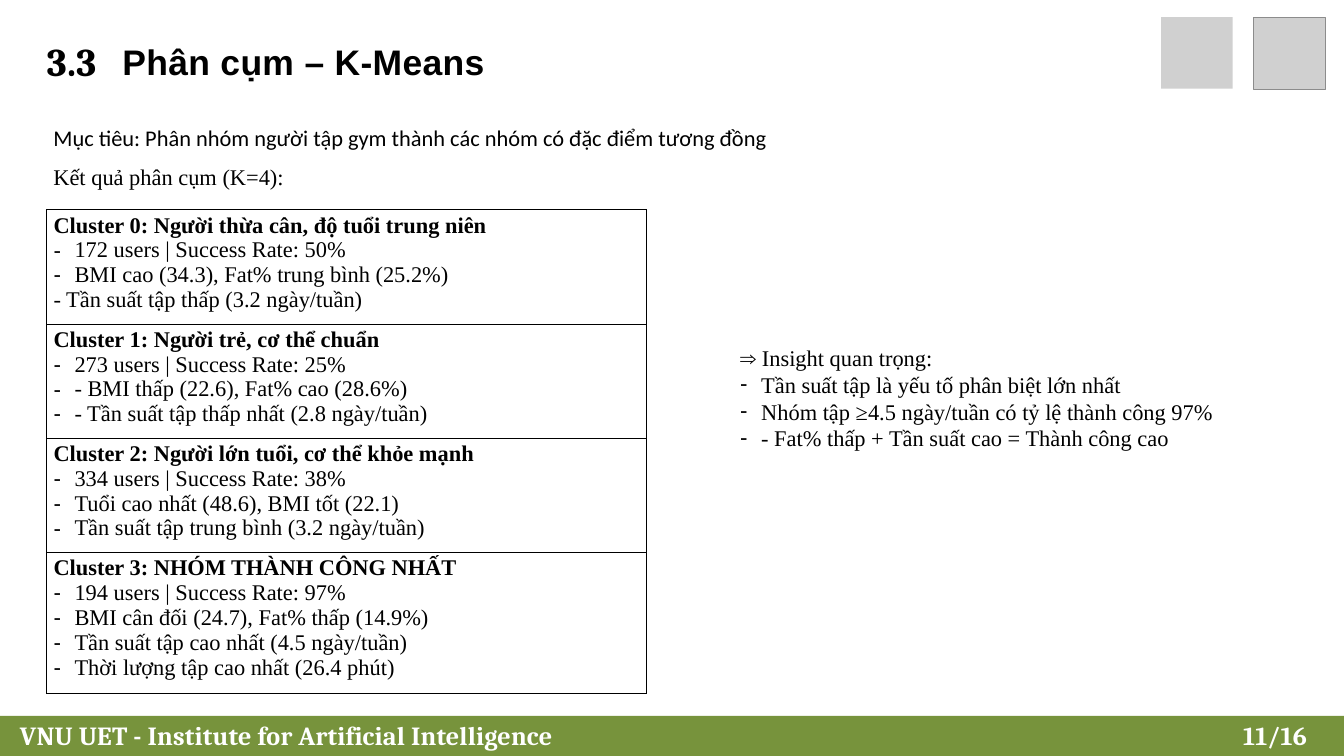
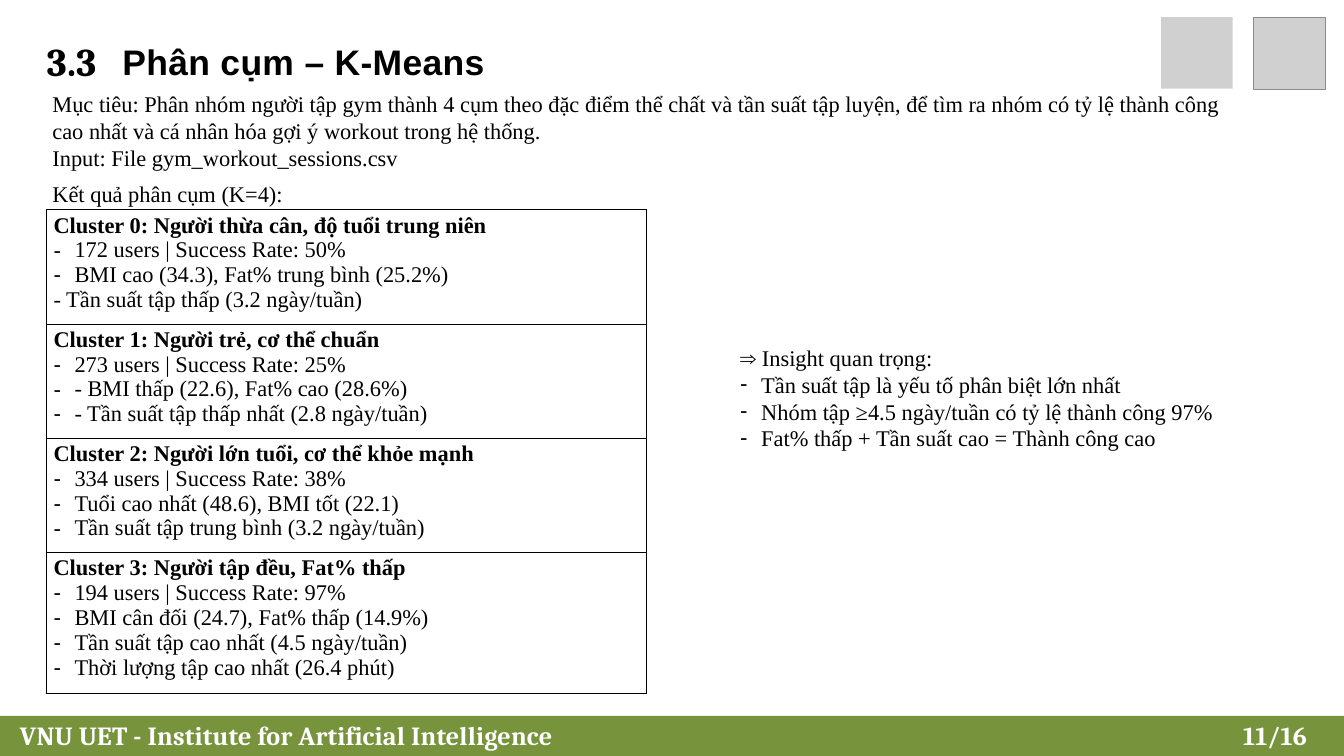
Before and after one commit to 24022404/fitness-recommendation, a slide deck: slide 11 of Slide_DataMining.pptx. Drawn at 1344x756 pixels with LibreOffice and Linux fonts; fonts in the diff are those of the drawing; grey boxes stand for pictures; background and template pictures are left out. Boxes give left, top, right and bottom in pixels: in the first picture for what was removed or moved away, otherwise in the second. Text is boxed around its words. In the diff, an @@ line names an element or a change of style, - is before the commit and + after.

```diff
--- a/Slide_DataMining.pptx
+++ b/Slide_DataMining.pptx
@@ text at [52,95,1219,171]: text changed; font Calibri to Times New Roman @@
-Mục tiêu: Phân nhóm người tập gym thành các nhóm có đặc điểm tương đồng
+Mục tiêu: Phân nhóm người tập gym thành 4 cụm theo đặc điểm thể chất và tần suất tập luyện, để tìm ra nhóm có tỷ lệ thành công
+cao nhất và cá nhân hóa gợi ý workout trong hệ thống.
+Input: File gym_workout_sessions.csv
@@ text "Kết quả phân cụm (K=4):": place and size @@
-text "Kết quả phân cụm (K=4):" at [53,168,284,190]
+text "Kết quả phân cụm (K=4):" at [52,185,283,207]
@@ table at [47,210,646,694] @@
-row 4, column 1: Cluster 3: NHÓM THÀNH CÔNG NHẤT / 194 users | Success Rate: 97% / BMI cân đối (24.7), Fat% thấp (14.9%) / Tần suất tập cao nhất (4.5 ngày/tuần) / Thời lượng tập cao nhất (26.4 phút)
+row 4, column 1: Cluster 3: Người tập đều, Fat% thấp / 194 users | Success Rate: 97% / BMI cân đối (24.7), Fat% thấp (14.9%) / Tần suất tập cao nhất (4.5 ngày/tuần) / Thời lượng tập cao nhất (26.4 phút)
@@ text at [761,429,1155,451]: text changed @@
-– - Fat% thấp + Tần suất cao = Thành công cao
+– Fat% thấp + Tần suất cao = Thành công cao
```
Also in this commit, not shown: 4 other slides changed, 11 other files.
